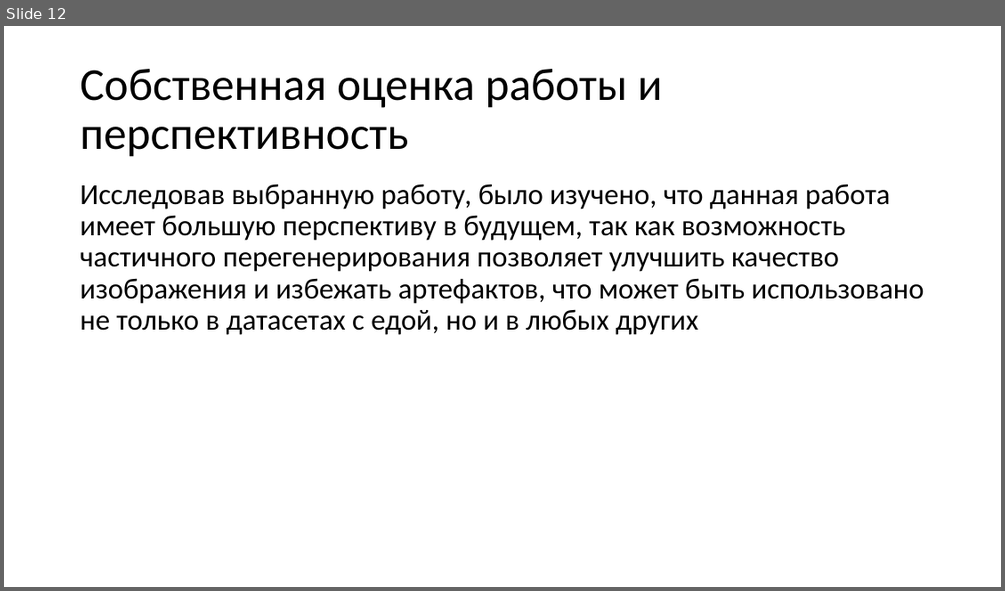
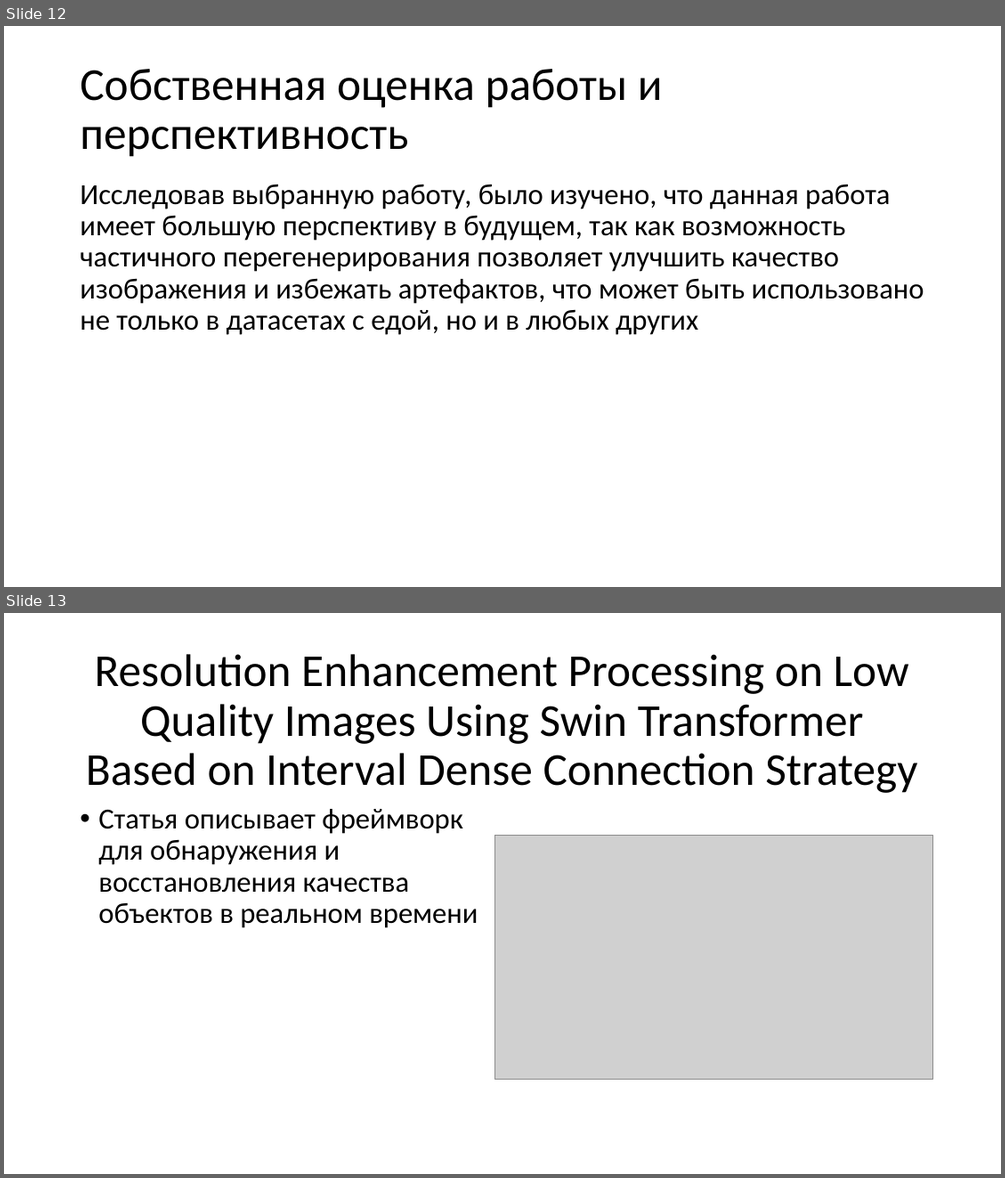
Before and after one commit to katanayka/katanayka, a slide deck: Sozdanie_uslovnogo_obraza_sinteticheskoy_pischi.pptm. Shown one above the other, each under a label of ours: slide 12 before the commit, slides 12 and 13 after it. The pictures are 1005x591 and 1005x1178 pixels, drawn with LibreOffice and Linux fonts; fonts in the diff are those of the drawing; grey boxes stand for pictures. Boxes give left, top, right and bottom in pixels: in the first picture for what was removed or moved away, otherwise in the second. Text is boxed around its words. In the diff, an @@ line names an element or a change of style, - is before the commit and + after.

```diff
--- a/Sozdanie_uslovnogo_obraza_sinteticheskoy_pischi.pptm
+++ b/Sozdanie_uslovnogo_obraza_sinteticheskoy_pischi.pptm
@@ slide 13 added at [4,613,1001,1174], background #FFFFFF @@
@@ title added at [86,654,917,793], 44 pt, text #000000 @@
+Resolution Enhancement Processing on Low Quality Images Using Swin Transformer Based on Interval Dense Connection Strategy
@@ text added at [98,809,477,928], 28 pt, text #000000 @@
+• Статья описывает фреймворк для обнаружения и восстановления качества объектов в реальном времени
@@ picture added at [494,835,932,1079] @@
```
Also in this commit, not shown: 8 other slides added.
